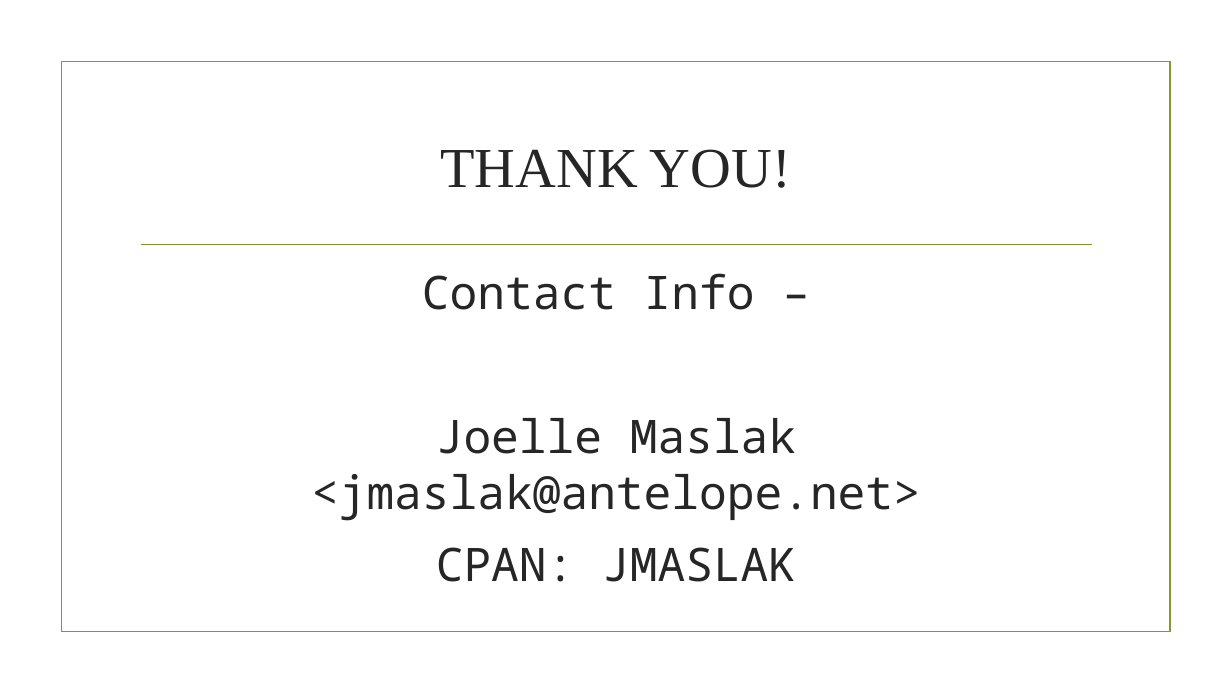
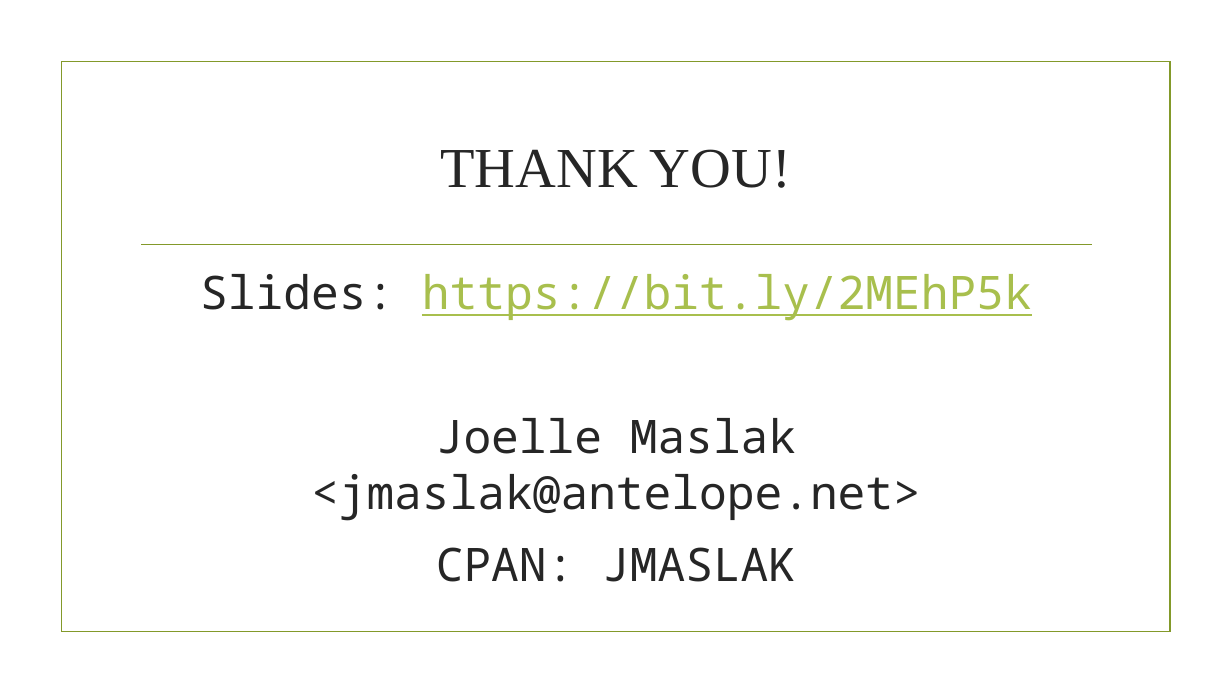
Before and after one commit to jmaslak/OpenYourOpenSourceSlides, a slide deck: slide 8 of OpenYourOpenSource.pptx. Drawn at 1232x693 pixels with LibreOffice and Linux fonts; fonts in the diff are those of the drawing; background and template pictures are left out. Boxes give left, top, right and bottom in pixels: in the first picture for what was removed or moved away, otherwise in the second. Text is boxed around its words. In the diff, an @@ line names an element or a change of style, - is before the commit and + after.

Commit message:
Add URL

```diff
--- a/OpenYourOpenSource.pptx
+++ b/OpenYourOpenSource.pptx
@@ text at (x1=200, y1=274, x2=1032, y2=321): text changed; text colour #262626 to #A8BF4D @@
-Contact Info –
+Slides: https://bit.ly/2MEhP5k
```
Also in this commit, not shown: 1 other slide changed.
